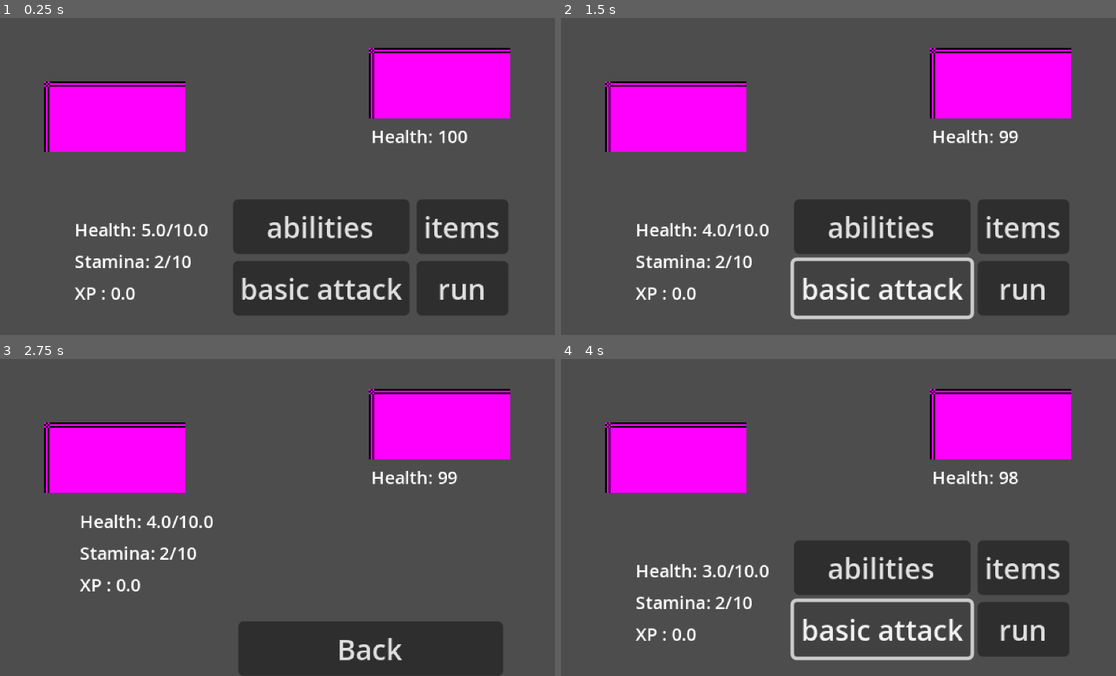
Above: before the commit, frames 1-4 (two rows, left to right).
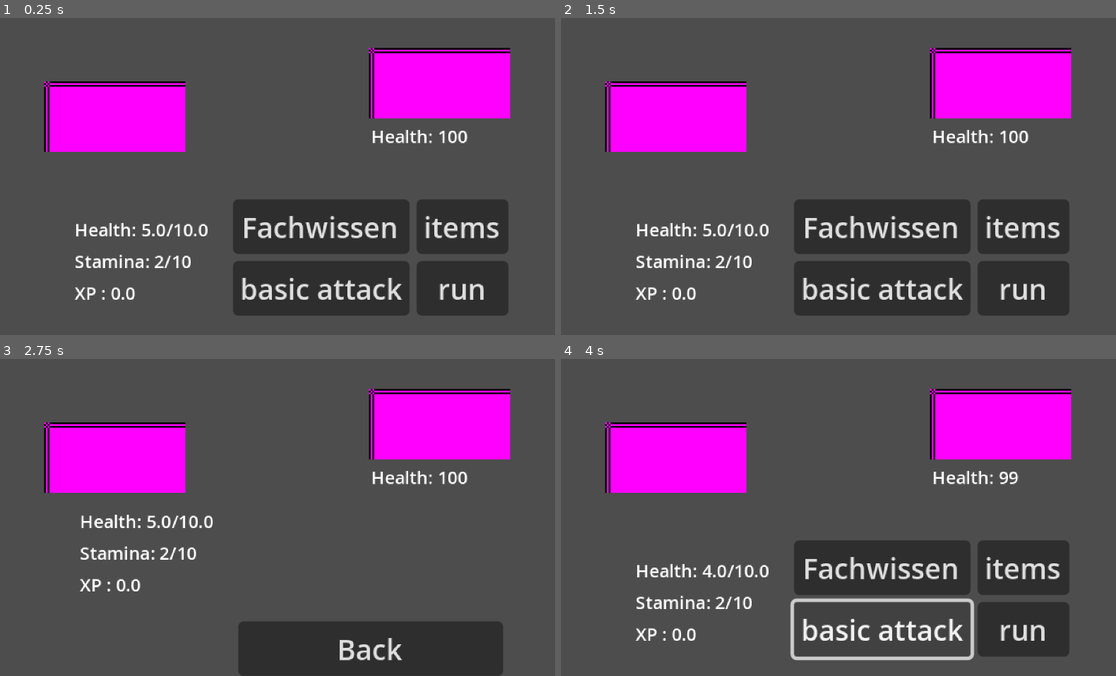
Above: after the commit, the same moments.

Repository: Robothan36/VLG-rpg
Game: Godot game, scene res://scene/fighting.tscn
The game is run twice, just before and just after one commit, with the same random seed, the same clock (stepped at 60 frames per second) and the same inputs. This scene is started directly instead of the project's main scene.
Inputs (mouse positions are in pixels of both pictures, inside the frame that each line leads up to):
- Up to frame 1 (0.25 s): no input
- Up to frame 2 (1.5 s): click "abilities" (after the commit: "Fachwissen") at 0.5 s; click (932, 306) at 1.25 s, where only the run after the commit has a clickable "back"
- Up to frame 3 (2.75 s): click "items" at 2 s
- Up to frame 4 (4 s): click "Back" at 2.75 s; click "basic attack" at 3.5 s

The runs differ from the first frame. In frame 1, 1.0% of the frame differs, in the area x 44-72%, y 62-70%; in frame 2, 2.3%, in the area x 25-85%, y 35-96%; in frame 3, 0.2%; in frame 4, 1.1%.

Commit message:
player attack available

Diff:
--- /dev/null
+++ b/code/game_scripts/fachwissen_slot.gd
@@ -0,0 +1,36 @@
+extends Control
+
+var attack_name: String
+var stamina_cost: int
+var damage : int
+var heal : int
+@onready var button: Button = $Button
+@onready var description: Label = $description
+@onready var cost: Label = $cost
+
+signal attack_used
+
+# Called when the node enters the scene tree for the first time.
+func _ready() -> void:
+	cost.text = "cost: " + str(stamina_cost)
+	description.text = "this will do " + str(damage)  + " damage"
+
+	button.text = "play"
+
+
+func _physics_process(delta: float) -> void:
+
+
+
+	if (Global.stamina - stamina_cost) < 0:
+		button.disabled = true
+
+	else:
+		button.disabled = false
+
+func _on_button_pressed() -> void:
+	if (Global.stamina - stamina_cost) >= 0:
+		Global.stamina -= stamina_cost
+		emit_signal("attack_used",damage,heal)
+	else:
+		print("not enough stamina")
--- a/code/game_scripts/fighting.gd
+++ b/code/game_scripts/fighting.gd
@@ -13,15 +13,19 @@
 
 #menu
 @onready var menu: MarginContainer = $Control/HBoxContainer/menu
-@onready var abilities: Button = $Control/HBoxContainer/menu/HBoxContainer/VBoxContainer/abilities
 @onready var basic_attack: Button = $"Control/HBoxContainer/menu/HBoxContainer/VBoxContainer/basic attack"
 @onready var items: Button = $Control/HBoxContainer/menu/HBoxContainer/VBoxContainer2/items
 @onready var run: Button = $Control/HBoxContainer/menu/HBoxContainer/VBoxContainer2/run
+@onready var abilities: Button = $Control/HBoxContainer/menu/HBoxContainer/VBoxContainer/abilities
 
 
 #items
 @onready var items_menu: MarginContainer = $Control/HBoxContainer/items_menu
 @onready var item_v_container: VBoxContainer = $Control/HBoxContainer/items_menu/VBoxContainer/ScrollContainer/item_v_container
+
+#attacks
+@onready var fachwissen_menu: MarginContainer = $Control/HBoxContainer/Fachwissen_menu
+@onready var attack_container: VBoxContainer = $Control/HBoxContainer/Fachwissen_menu/VBoxContainer/ScrollContainer/attack_container
 
 
 var enemy_ressource
@@ -29,6 +33,7 @@
 func _ready() -> void:
 
 	items_menu.visible = false
+	fachwissen_menu.visible = false
 
 	if Global.enemy_ressource_paket:
 
@@ -79,6 +84,7 @@
 		print("the method: ", function, " was not found in global_items_func")
 
 	Global.inventory.erase(item_res)
+	enemy_turn()
 
 func _on_run_pressed() -> void:
 	get_tree().change_scene_to_file("res://scene/main.tscn")
@@ -102,3 +108,36 @@
 
 	items_menu.visible = false
 	menu.visible = true
+
+
+func _on_abilities_pressed() -> void:
+	menu.visible = false
+	fachwissen_menu.visible = true
+
+	for i in Global.attack_equip:
+		var instance = preload("res://scene/fachwissen_slot.tscn")
+		var slot = instance.instantiate()
+
+		slot.attack_name = i.name_of_attack
+		slot.stamina_cost= i.stamina_cost
+		slot.damage = i.damage
+		slot.heal = i.self_heal
+
+		slot.connect("attack_used",Callable(self,"player_attack"))
+
+		attack_container.add_child(slot)
+
+
+
+func _on_back_attack_menu_pressed() -> void:
+	for child in attack_container.get_children():
+		child.queue_free()
+
+	fachwissen_menu.visible = false
+	menu.visible = true
+
+
+func player_attack(damage,heal):
+	Global.health += heal
+	enemy_ressource.health -= damage
+	enemy_turn()
--- a/code/global_scripts/global.gd
+++ b/code/global_scripts/global.gd
@@ -1,6 +1,6 @@
 extends Node
 
-
+var attack_equip : Array
 var health : float
 var max_health : float
 var xp : float
@@ -18,6 +18,15 @@
 
 
 func reset_game():
+
+	var attack_1 = load("res://code/player_attack_resource/ressource/benutzt_fachsprache.tres")
+	var attack_2 = load("res://code/player_attack_resource/ressource/pq_formel.tres")
+	attack_equip.append(attack_1)
+	attack_equip.append(attack_2)
+	print(attack_equip," are the equipted attacks")
+	# nur vorübergehend zum testen
+
+
 	allgemeinwissen = 1
 	health = 5
 	max_health = 10.0
--- /dev/null
+++ b/code/player_attack_resource/player_attack_data.gd
@@ -0,0 +1,20 @@
+extends Resource
+class_name playerAttackData
+
+enum subject_pool{
+Naturwissenschaft,
+Sprache,
+Geselschaftswissenschaft,
+Kunst,
+interdisziplinär
+ }
+
+@export var related_subject:subject_pool
+
+@export var name_of_attack : String
+@export var damage : int
+
+@export var stamina_cost : int
+
+@export var self_heal := 0
+@export var causes_status_effect := false
--- /dev/null
+++ b/code/player_attack_resource/ressource/Periodensystem.tres
@@ -0,0 +1,10 @@
+[gd_resource type="Resource" script_class="player_attack" load_steps=2 format=3 uid="uid://dn064pnsrbjqe"]
+
+[ext_resource type="Script" uid="uid://cab8fdvdr747d" path="res://code/player_attack_resource/player_attack_data.gd" id="1_uhtgo"]
+
+[resource]
+script = ExtResource("1_uhtgo")
+name_of_attack = "Periodenystem"
+damage = 2
+stamina_cost = 1
+metadata/_custom_type_script = "uid://cab8fdvdr747d"
--- /dev/null
+++ b/code/player_attack_resource/ressource/benutzt_fachsprache.tres
@@ -0,0 +1,11 @@
+[gd_resource type="Resource" script_class="playerAttackData" load_steps=2 format=3 uid="uid://um2kila10jf0"]
+
+[ext_resource type="Script" uid="uid://cab8fdvdr747d" path="res://code/player_attack_resource/player_attack_data.gd" id="1_dbxnm"]
+
+[resource]
+script = ExtResource("1_dbxnm")
+related_subject = 4
+name_of_attack = "Fachsprache"
+damage = 5
+stamina_cost = 2
+metadata/_custom_type_script = "uid://cab8fdvdr747d"
--- /dev/null
+++ b/code/player_attack_resource/ressource/pq_formel.tres
@@ -0,0 +1,10 @@
+[gd_resource type="Resource" script_class="player_attack" load_steps=2 format=3 uid="uid://c0o0cykfuslw"]
+
+[ext_resource type="Script" uid="uid://cab8fdvdr747d" path="res://code/player_attack_resource/player_attack_data.gd" id="1_tl8ln"]
+
+[resource]
+script = ExtResource("1_tl8ln")
+name_of_attack = "PQ Formel"
+damage = 10
+stamina_cost = 3
+metadata/_custom_type_script = "uid://cab8fdvdr747d"
--- /dev/null
+++ b/scene/fachwissen_slot.tscn
@@ -0,0 +1,23 @@
+[gd_scene load_steps=2 format=3 uid="uid://0syvtdea8w3m"]
+
+[ext_resource type="Script" uid="uid://diyen0pt7hjfr" path="res://code/game_scripts/fachwissen_slot.gd" id="1_3usqm"]
+
+[node name="fachwissen_slot" type="HBoxContainer"]
+offset_right = 40.0
+offset_bottom = 40.0
+script = ExtResource("1_3usqm")
+
+[node name="Button" type="Button" parent="."]
+layout_mode = 2
+
+[node name="description" type="Label" parent="."]
+layout_mode = 2
+theme_override_font_sizes/font_size = 8
+
+[node name="cost" type="Label" parent="."]
+layout_mode = 2
+
+[node name="fachwissen_slot" type="Control" parent="."]
+layout_mode = 2
+
+[connection signal="pressed" from="Button" to="." method="_on_button_pressed"]
--- a/scene/fighting.tscn
+++ b/scene/fighting.tscn
@@ -91,7 +91,7 @@
 
 [node name="abilities" type="Button" parent="Control/HBoxContainer/menu/HBoxContainer/VBoxContainer"]
 layout_mode = 2
-text = "abilities"
+text = "Fachwissen"
 
 [node name="basic attack" type="Button" parent="Control/HBoxContainer/menu/HBoxContainer/VBoxContainer"]
 layout_mode = 2
@@ -125,7 +125,26 @@
 layout_mode = 2
 text = "Back"
 
+[node name="Fachwissen_menu" type="MarginContainer" parent="Control/HBoxContainer"]
+layout_mode = 2
+
+[node name="VBoxContainer" type="VBoxContainer" parent="Control/HBoxContainer/Fachwissen_menu"]
+layout_mode = 2
+
+[node name="ScrollContainer" type="ScrollContainer" parent="Control/HBoxContainer/Fachwissen_menu/VBoxContainer"]
+custom_minimum_size = Vector2(150, 70)
+layout_mode = 2
+
+[node name="attack_container" type="VBoxContainer" parent="Control/HBoxContainer/Fachwissen_menu/VBoxContainer/ScrollContainer"]
+layout_mode = 2
+
+[node name="back_attack_menu" type="Button" parent="Control/HBoxContainer/Fachwissen_menu/VBoxContainer"]
+layout_mode = 2
+text = "back"
+
+[connection signal="pressed" from="Control/HBoxContainer/menu/HBoxContainer/VBoxContainer/abilities" to="." method="_on_abilities_pressed"]
 [connection signal="pressed" from="Control/HBoxContainer/menu/HBoxContainer/VBoxContainer/basic attack" to="." method="_on_basic_attack_pressed"]
 [connection signal="pressed" from="Control/HBoxContainer/menu/HBoxContainer/VBoxContainer2/items" to="." method="_on_items_pressed"]
 [connection signal="pressed" from="Control/HBoxContainer/menu/HBoxContainer/VBoxContainer2/run" to="." method="_on_run_pressed"]
 [connection signal="pressed" from="Control/HBoxContainer/items_menu/VBoxContainer/back_item_menu" to="." method="_on_back_item_menu_pressed"]
+[connection signal="pressed" from="Control/HBoxContainer/Fachwissen_menu/VBoxContainer/back_attack_menu" to="." method="_on_back_attack_menu_pressed"]
Not shown, added: code/game_scripts/fachwissen_slot.gd.uid
Not shown, added: code/player_attack_resource/player_attack_data.gd.uid
